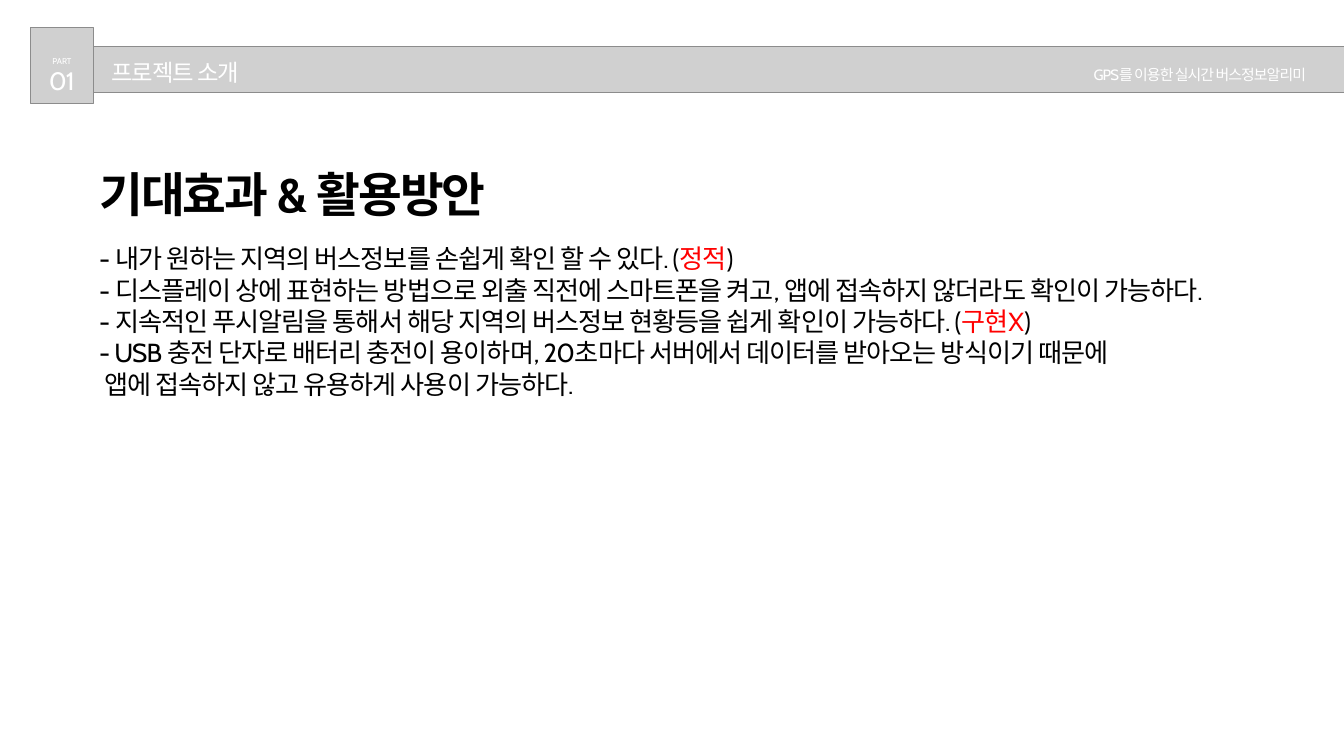
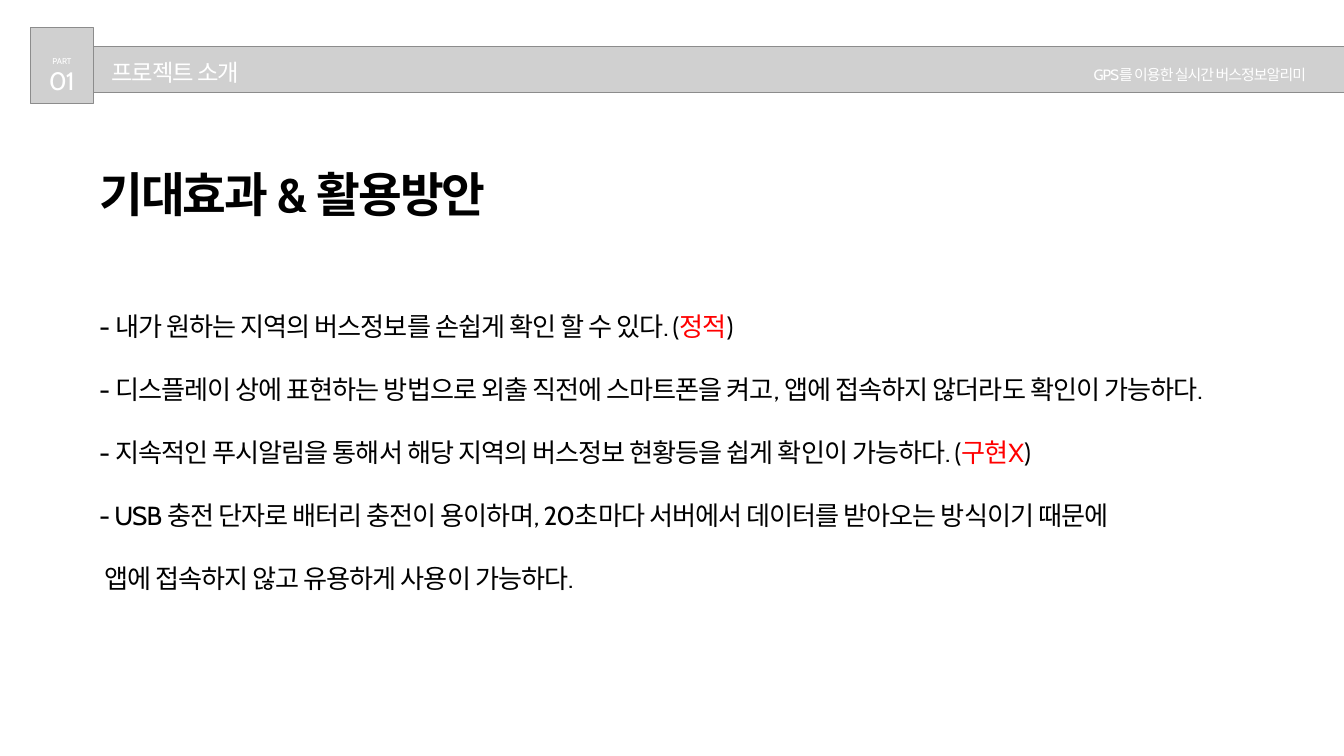
Before and after one commit to Hwan0808/Capstone_Project, a slide deck: slide 4 of 종합프로젝트설계_발표자료.pptx. Drawn at 1344x756 pixels with LibreOffice and Linux fonts; fonts in the diff are those of the drawing; grey boxes stand for pictures. Boxes give left, top, right and bottom in pixels: in the first picture for what was removed or moved away, otherwise in the second. Text is boxed around its words. In the diff, an @@ line names an element or a change of style, - is before the commit and + after.

```diff
--- a/종합프로젝트설계_발표자료.pptx
+++ b/종합프로젝트설계_발표자료.pptx
@@ text at [104,314,1203,590]: line spacing 1 to 2 @@
```
Also in this commit, not shown: 6 other slides changed.
